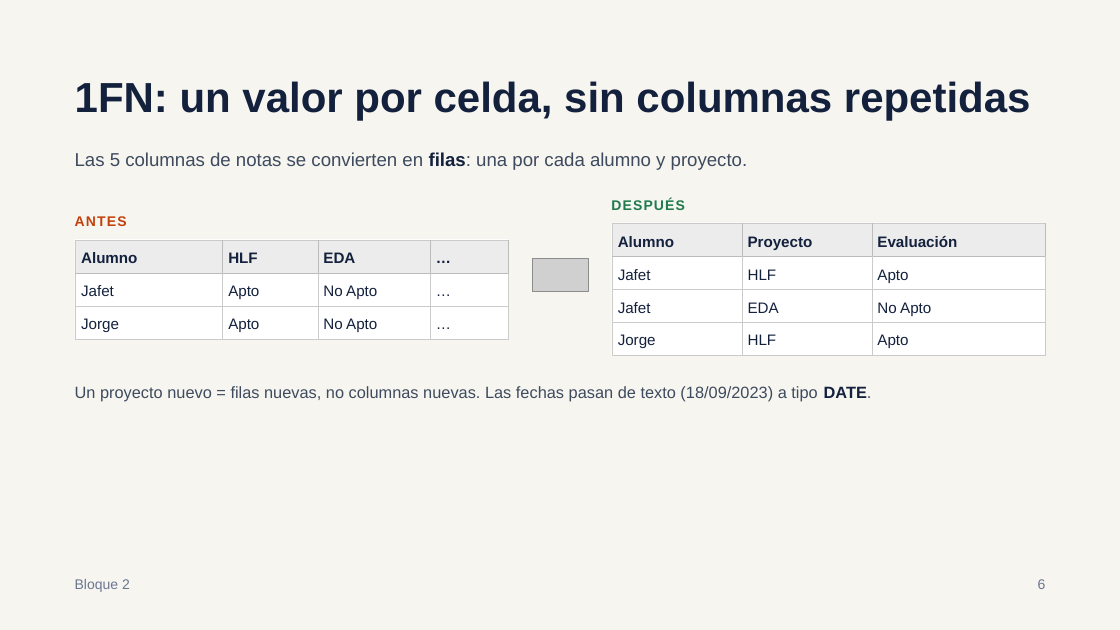
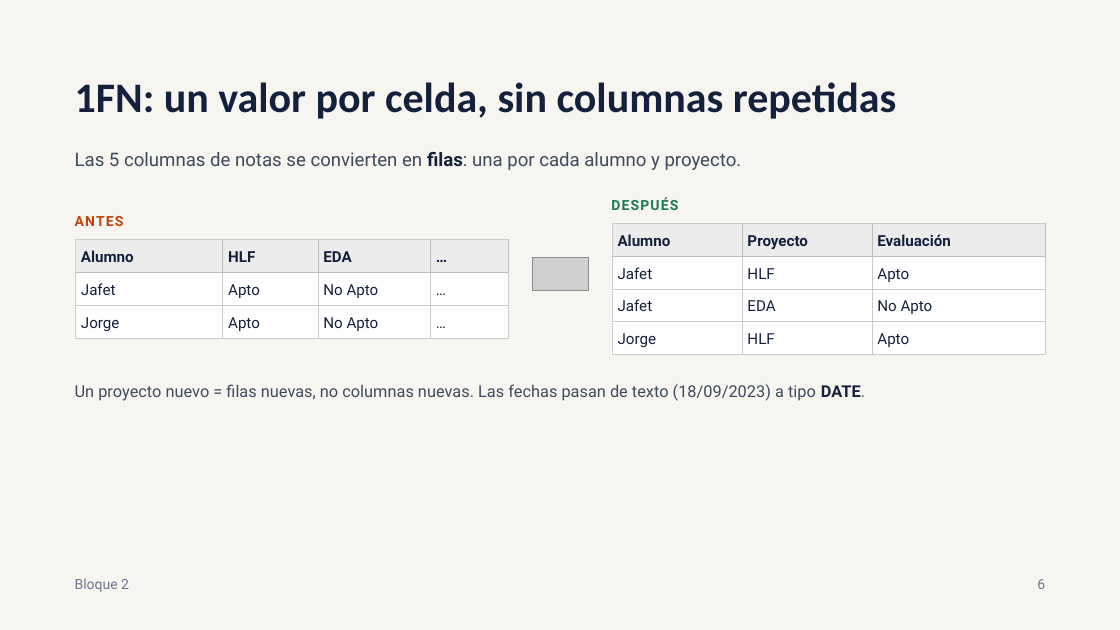
Before and after one commit to CarlosRodriguezRuiz/ProyectoGrupal-BBDD, a slide deck: slide 6 of docs/Presentacion.pptx. Drawn at 1120x630 pixels with LibreOffice and Linux fonts; fonts in the diff are those of the drawing; grey boxes stand for pictures. Boxes give left, top, right and bottom in pixels: in the first picture for what was removed or moved away, otherwise in the second. Text is boxed around its words. In the diff, an @@ line names an element or a change of style, - is before the commit and + after.

```diff
--- a/docs/Presentacion.pptx
+++ b/docs/Presentacion.pptx
@@ title "1FN: un valor por celda, ..." at [75, 82, 896, 119]: font Arial to Calibri @@
@@ table at [613, 223, 1046, 355] @@
@@ font Arial to Roboto @@
@@ table at [76, 240, 508, 339] @@
@@ font Arial to Roboto @@
@@ font Arial to Roboto in 5 elements at [75, 152, 742, 170], [75, 216, 124, 226], [611, 197, 678, 210], [75, 578, 129, 592], [75, 384, 865, 401] @@
```
Also in this commit, not shown: 22 other slides changed, 1 other file.
